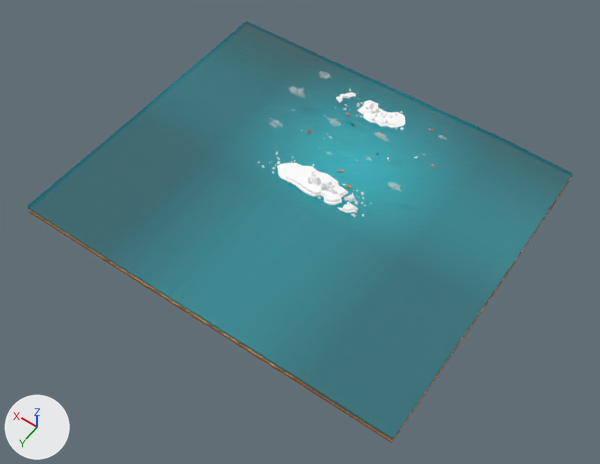
What one commit did to the glTF model FE/worldy/src/assets/lowpoly/basemap.glb.
Rendered twice from a 50 mm camera at (-40.5, 68.0, 79.6) aimed at (-3.3, 15.9, -2.2). Every picture has the same lights, and +X, +Y and +Z are marked at lower left. Where no turn or scale is listed for an object, it has been applied to the vertices. Vertices at the same position are counted once.

Objects in the first picture: 'basemap'.
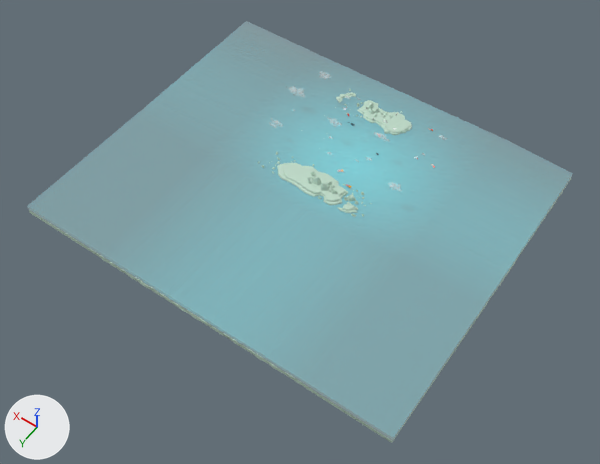
Where the change shows, as pixel boxes [x1, y1, x2, y2] in the pictures (600 x 464 px):
```json
{"object": "basemap", "change": "surface changed", "before": [27, 21, 573, 443], "after": [27, 21, 573, 443]}
{"object": "Planet_1_World ap_0.001", "change": "added", "after": [385, 120, 409, 133], "faces in mat_남극 (light grey #bedac8)": [385, 120, 409, 133]}
{"object": "Planet_4_World ap_0.001", "change": "added", "after": [381, 119, 411, 135]}
{"part": 1, "of": "me_penguin_1_world_ap_0_003", "change": "cut back", "before": [305, 130, 369, 207], "after": [358, 202, 369, 207]}
{"part": 2, "of": "me_penguin_1_world_ap_0_003", "change": "recoloured", "before": [29, 89, 571, 443], "after": [29, 89, 571, 443]}
```

Scene script edits in JSON lines:
```json
{"op": "add", "block": "mat_world_ap_029", "code": "mat_world_ap_029.emission_strength = 0.2"}
{"block": "mat_water_001", "where": "n0 = _N.new('ShaderNodeBsdfPrincipled'); n0.name = 'Principled BSDF'"}
{"op": "add", "block": "mat_water_001", "code": "n0.inputs[28].default_value = 0.2  # 'Emission Strength'"}
{"op": "add", "block": "mat_남극", "code": ["mat_남극 = principled_material('남극')", "mat_남극.base_color = (0.518, 0.704, 0.58)  # light grey #bfdac8"]}
{"block": "me_penguin_1_world_ap_0_003", "where": "# used by ob_basemap; location = (-3.0, -4.7, 0.2)"}
{"op": "remove", "block": "me_penguin_1_world_ap_0_003", "code": "me_penguin_1_world_ap_0_003.from_pydata(...)  # 19844 vertices, 37244 faces; spans x -24.5..29.0, y -6.6..38.4, z -1.6..5.0"}
{"op": "add", "block": "me_penguin_1_world_ap_0_003", "code": "me_penguin_1_world_ap_0_003.from_pydata(...)  # 19451 vertices, 36568 faces; spans x -24.5..29.0, y -6.6..38.4, z -1.6..5.0"}
{"block": "me_penguin_1_world_ap_0_003", "change": "me_penguin_1_world_ap_0_003 part 1: 8 vertices moved within x -7.7..3.5, y -1.6..13.9, z -0.4..-0.2; 51 vertices removed from x 7.4..7.9, y 7.2..7.9, z -0.3..-0.1"}
{"block": "me_penguin_1_world_ap_0_003", "change": "me_penguin_1_world_ap_0_003 part 2: 9817 faces spanning x -24.5..29.0, y -6.6..38.4, z -1.6..5.0 switch from mat_world_ap_029 (picture img_clouds_basecolor) to mat_남극 (light grey #bedac8)"}
{"op": "remove", "block": "me_penguin_1_world_ap_0_003", "code": "me_penguin_1_world_ap_0_003.materials.append(mat_world_ap_013)  # picture img_clouds_basecolor"}
{"op": "add", "block": "me_planet_4_world_ap_0_001", "code": ["me_planet_4_world_ap_0_001 = bpy.data.meshes.new('Planet_4_World ap_0.001')", "me_planet_4_world_ap_0_001.from_pydata(...)  # 153 vertices, 266 faces; spans x 0.04..3.77, y -1.24..2.37, z 0.52..1.0", "me_planet_4_world_ap_0_001.materials.append(mat_남극)  # light grey #bfdac8"]}
{"op": "add", "block": "me_planet_1_world_ap_0_001", "code": ["me_planet_1_world_ap_0_001 = bpy.data.meshes.new('Planet_1_World ap_0.001')", "me_planet_1_world_ap_0_001.from_pydata(...)  # 153 vertices, 266 faces; spans x -0.03..3.02, y -0.97..1.99, z 0.38..0.77", "# faces by material slot: [1, 265]", "me_planet_1_world_ap_0_001.materials.append(mat_world_ap_013)  # picture img_clouds_basecolor", "me_planet_1_world_ap_0_001.materials.append(mat_남극)  # light grey #bfdac8"]}
{"op": "add", "block": "ob_planet_4_world_ap_0_001", "code": ["ob_planet_4_world_ap_0_001 = bpy.data.objects.new('Planet_4_World ap_0.001', me_planet_4_world_ap_0_001)", "ob_planet_4_world_ap_0_001.location = (-6.2, -5.3, -0.7)"]}
{"op": "add", "block": "ob_planet_1_world_ap_0_001", "code": ["ob_planet_1_world_ap_0_001 = bpy.data.objects.new('Planet_1_World ap_0.001', me_planet_1_world_ap_0_001)", "ob_planet_1_world_ap_0_001.location = (-5.9, -5.2, -0.3)"]}
```
